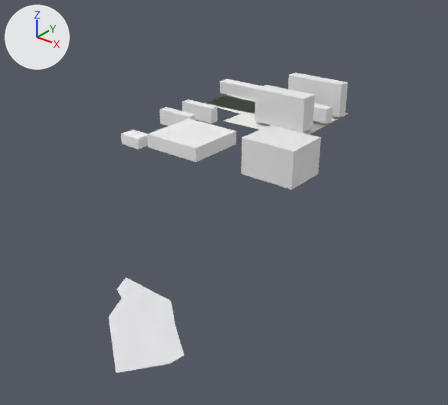
Two versions of the glTF model white-model-six-districts/chunks/130_120_mid.glb, one commit apart.
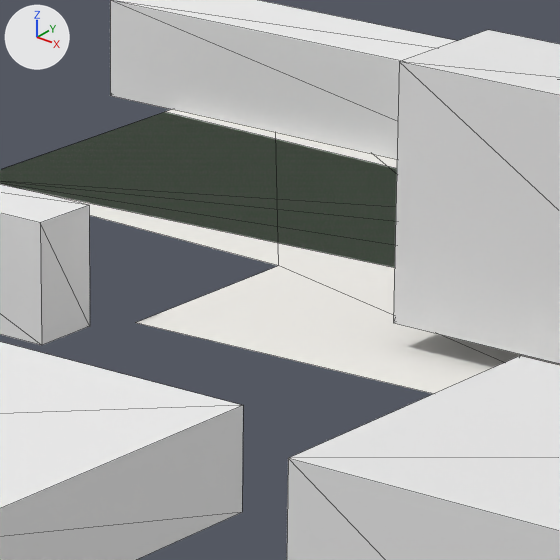
There are two pictures of each version: one whole from a 50 mm camera at (5487.5, -9643.5, 259.2) aimed at (5169.9, -9246.5, 13.1), one close up on the part from 46% to 61% of the width and 20% to 37% of the height. Lighting does not change. The marker at upper left points along +X, +Y and +Z. The first two pictures are the older version. The close-ups show mesh edges as thin lines. Vertices at exactly the same position are counted once.
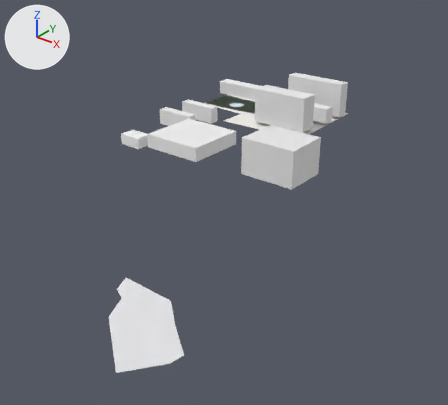
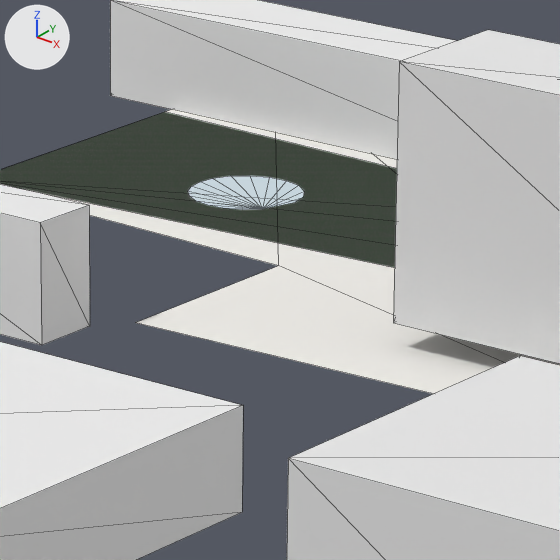
The change, as JSON lines over the scene's bpy script:
```json
{"block": "me_mesh_0", "where": "# used by ob_mesh_0; location = (0.0, 0.0, 0.0)"}
{"op": "remove", "block": "me_mesh_0", "code": "me_mesh_0.from_pydata(...)  # 93 vertices, 105 faces; spans x 4987.0..5304.0, y -9482.0..-9000.0, z 32.0..75.0"}
{"op": "add", "block": "me_mesh_0", "code": "me_mesh_0.from_pydata(...)  # 111 vertices, 121 faces; spans x 4987.0..5304.0, y -9482.0..-9000.0, z 32.0..75.0"}
{"block": "me_mesh_0", "change": "me_mesh_0 part 1: a new loose piece of 18 vertices spanning x 5028.0..5046.0, y -9064.0..-9047.0, z 34.0, in mat_material_0"}
```

Changed parts and their boxes (x1, y1, x2, y2) in the close-ups (560 x 560 px):
```json
{"part": 1, "of": "me_mesh_0", "change": "added", "after": [188, 176, 304, 210]}
```
